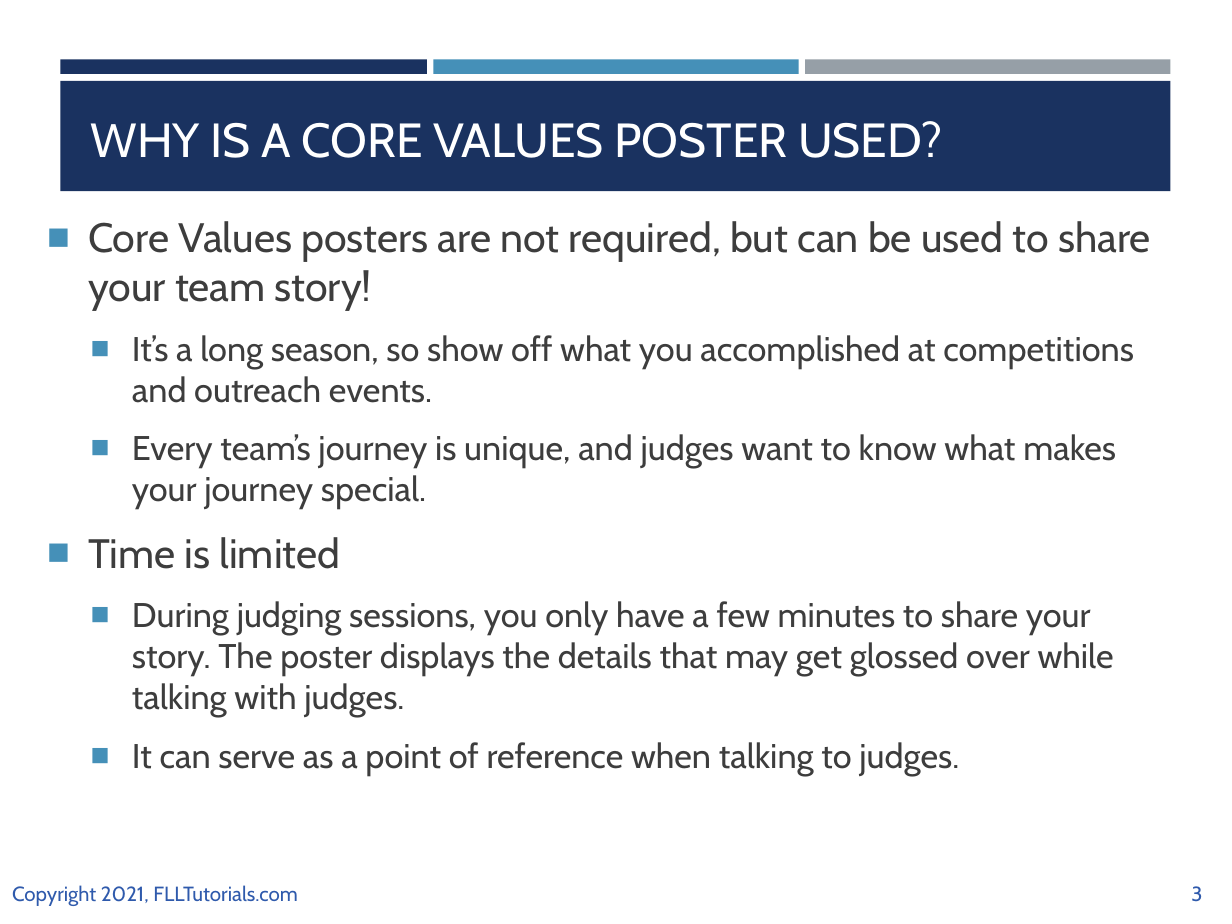
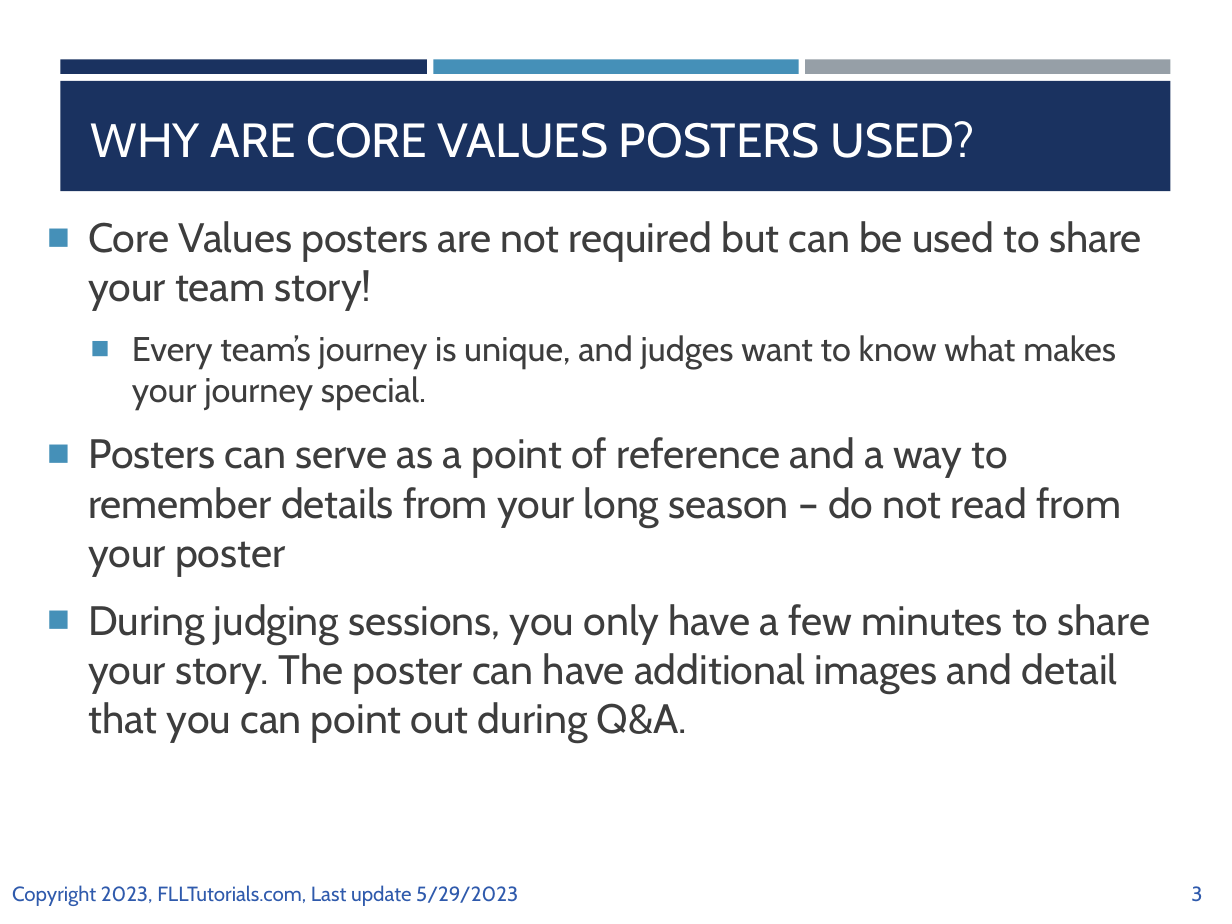
Before and after one commit to ev3lessons/FLL-Tutorials, a slide deck: slide 3 of translations/en-us/CoreValues/CVPoster.pptx. Drawn at 1232x924 pixels with LibreOffice and Linux fonts; fonts in the diff are those of the drawing. Boxes give left, top, right and bottom in pixels: in the first picture for what was removed or moved away, otherwise in the second. Text is boxed around its words. In the diff, an @@ line names an element or a change of style, - is before the commit and + after.

```diff
--- a/translations/en-us/CoreValues/CVPoster.pptx
+++ b/translations/en-us/CoreValues/CVPoster.pptx
@@ title at [91, 121, 975, 158]: text changed @@
-WHY IS A CORE VALUES POSTER USED?
+WHY ARE CORE VALUES POSTERS USED?
@@ text at [88, 221, 1142, 311]: text changed; size 20 to 24 pt @@
-■ Core Values posters are not required, but can be used to share your team story!
-  ■ It’s a long season, so show off what you accomplished at competitions and outreach events.
+■ Core Values posters are not required but can be used to share your team story!
@@ text at [88, 437, 1150, 743]: text changed; size 20 to 24 pt @@
-■ Time is limited
-  ■ During judging sessions, you only have a few minutes to share your story. The poster displays the details that may get glossed over while talking with judges.
-  ■ It can serve as a point of reference when talking to judges.
+■ Posters can serve as a point of reference and a way to remember details from your long season – do not read from your poster
+■ During judging sessions, you only have a few minutes to share your story. The poster can have additional images and detail that you can point out during Q&A.
@@ text at [12, 885, 518, 906]: text changed @@
-Copyright 2021, FLLTutorials.com
+Copyright 2023, FLLTutorials.com, Last update 5/29/2023
```
Also in this commit, not shown: 8 other slides changed, 1 slide removed, 33 other files.
